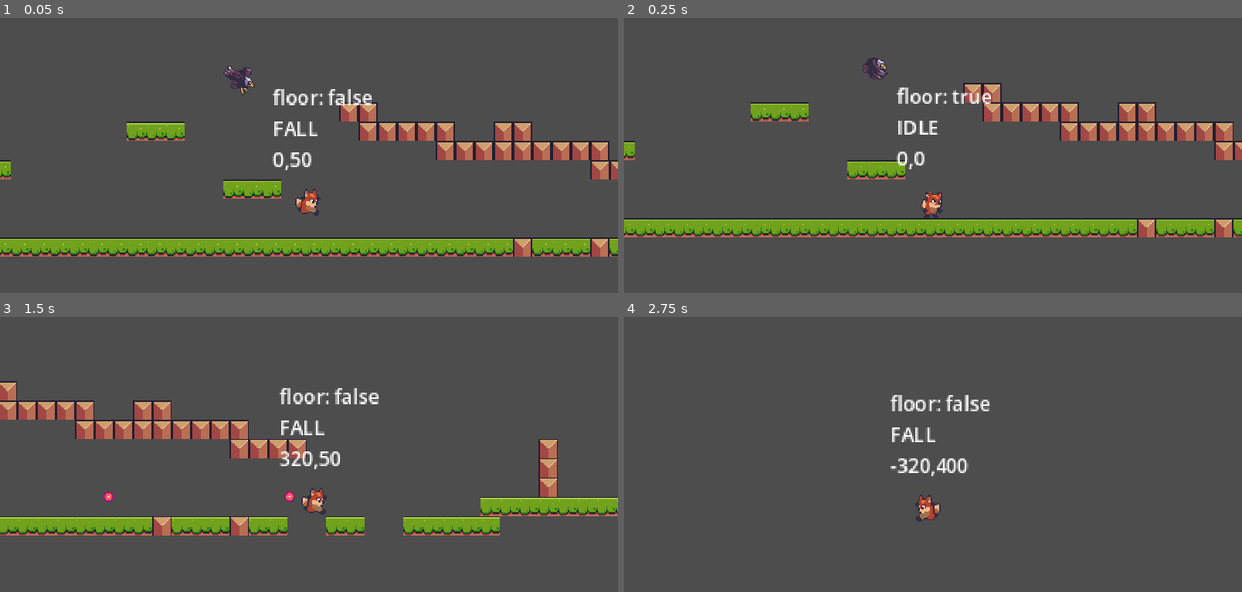
Above: before the commit, frames 1-4 (two rows, left to right).
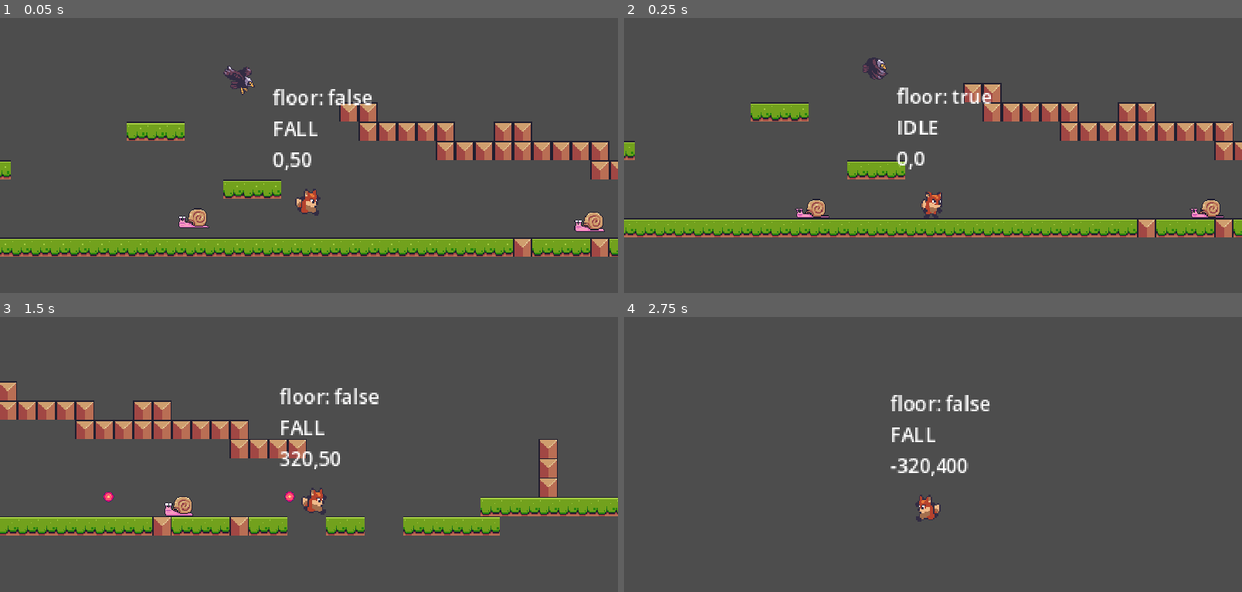
Above: after the commit, the same moments.

Repository: heliosalesjr/myPlatformer
Game: Godot game, scene res://level_base/level_base.tscn
Same seed, same stepped clock (60 frames per second), same inputs: the game is played once before the commit and once after it. The project has no main scene, so this scene is started directly.
Inputs:
- Up to frame 1 (0.05 s): no input
- Up to frame 2 (0.25 s): no input
- Up to frame 3 (1.5 s): hold Right (right) from 0.53 s (still down); tap Shift (shoot) at 0.6, 1.35 s; tap Space (jump) at 0.77 s
- Up to frame 4 (2.75 s): tap Space (jump) at 1.52 s; release Right (right) at 2.03 s; hold Left (left) from 2.03 s (still down); tap Shift (shoot) at 2.1 s

The runs differ from the first frame. In frame 1, 0.5% of the frame differs, in the area x 28-98%, y 69-78%; in frame 2, 0.5%; in frame 3, 0.3%; in frame 4, nothing differs.

Commit message:
collision layers setup for the player, enemies & bullets

Diff:
--- a/enemies/bullets/bullet_enemy.tscn
+++ b/enemies/bullets/bullet_enemy.tscn
@@ -4,6 +4,7 @@
 [ext_resource type="Texture2D" uid="uid://cjd3lplpfgid4" path="res://assets/items/bullet2.png" id="2_1e6xx"]
 
 [node name="BulletEnemy" instance=ExtResource("1_g74hx")]
+collision_layer = 16
 
 [node name="Sprite2D" parent="." index="0"]
 texture = ExtResource("2_1e6xx")
--- a/enemies/bullets/bullet_player.tscn
+++ b/enemies/bullets/bullet_player.tscn
@@ -3,3 +3,4 @@
 [ext_resource type="PackedScene" uid="uid://ciyr0pbqh42b" path="res://enemies/bullets/bullet_base.tscn" id="1_rehsu"]
 
 [node name="BulletPlayer" instance=ExtResource("1_rehsu")]
+collision_layer = 8
--- a/enemies/enemy_base.gd
+++ b/enemies/enemy_base.gd
@@ -42,3 +42,7 @@
 
 func _on_visible_on_screen_notifier_2d_screen_exited():
 	pass # Replace with function body.
+
+
+func _on_hit_box_area_entered(area):
+	pass # Replace with function body.
--- a/enemies/enemy_base.tscn
+++ b/enemies/enemy_base.tscn
@@ -12,7 +12,8 @@
 
 [node name="HitBox" type="Area2D" parent="."]
 collision_layer = 4
-collision_mask = 0
+collision_mask = 8
 
 [connection signal="screen_entered" from="VisibleOnScreenNotifier2D" to="." method="_on_visible_on_screen_notifier_2d_screen_entered"]
 [connection signal="screen_exited" from="VisibleOnScreenNotifier2D" to="." method="_on_visible_on_screen_notifier_2d_screen_exited"]
+[connection signal="area_entered" from="HitBox" to="." method="_on_hit_box_area_entered"]
--- a/level_base/level_base.tscn
+++ b/level_base/level_base.tscn
@@ -1,10 +1,11 @@
-[gd_scene load_steps=8 format=3 uid="uid://baq7r7du0g052"]
+[gd_scene load_steps=9 format=3 uid="uid://baq7r7du0g052"]
 
 [ext_resource type="Script" path="res://level_base/level_base.gd" id="1_55n37"]
 [ext_resource type="Texture2D" uid="uid://b66n2jurji14v" path="res://assets/tiles/Terrain (16x16).png" id="1_67s4w"]
 [ext_resource type="PackedScene" uid="uid://cyl3cebukhbnn" path="res://player_cam/player_cam.tscn" id="2_oefwf"]
 [ext_resource type="PackedScene" uid="uid://ilg7w3iwwdv3" path="res://scenes/player.tscn" id="3_slm1o"]
 [ext_resource type="PackedScene" uid="uid://dwq2jwhhfxjlg" path="res://enemies/eagle/eagle.tscn" id="5_isgw5"]
+[ext_resource type="PackedScene" uid="uid://725aj6tmdbgt" path="res://enemies/snail/snail.tscn" id="6_ibm8q"]
 
 [sub_resource type="TileSetAtlasSource" id="TileSetAtlasSource_5ovmt"]
 texture = ExtResource("1_67s4w")
@@ -540,3 +541,9 @@
 
 [node name="Eagle" parent="." instance=ExtResource("5_isgw5")]
 position = Vector2(588, -20)
+
+[node name="Snail" parent="." instance=ExtResource("6_ibm8q")]
+position = Vector2(878, 97)
+
+[node name="Snail2" parent="." instance=ExtResource("6_ibm8q")]
+position = Vector2(550, 94)
--- a/project.godot
+++ b/project.godot
@@ -56,6 +56,8 @@
 2d_physics/layer_1="platforms"
 2d_physics/layer_2="player_hit_box"
 2d_physics/layer_3="enemy_hit_box"
+2d_physics/layer_4="player_bullet"
+2d_physics/layer_5="enemy_bullet"
 
 [rendering]
 
--- a/scenes/player.gd
+++ b/scenes/player.gd
@@ -32,7 +32,7 @@
 	update_debug_label()
 
 	if Input.is_action_just_pressed("shoot") == true:
-		#ObjectMaker.create_bullet(50.0, Vector2.RIGHT, global_position, 20.0, ObjectMaker.BULLET_KEY.ENEMY)
+		#ObjectMaker.create_bullet(50.0, Vector2.RIGHT, global_position, 20.0, ObjectMaker.BULLET_KEY.PLAYER)
 		shoot()
 
 func update_debug_label():
--- a/scenes/player.tscn
+++ b/scenes/player.tscn
@@ -149,7 +149,7 @@
 
 [node name="HitBox" type="Area2D" parent="."]
 collision_layer = 2
-collision_mask = 4
+collision_mask = 20
 
 [node name="CollisionShape2D" type="CollisionShape2D" parent="HitBox"]
 position = Vector2(0, 6)
